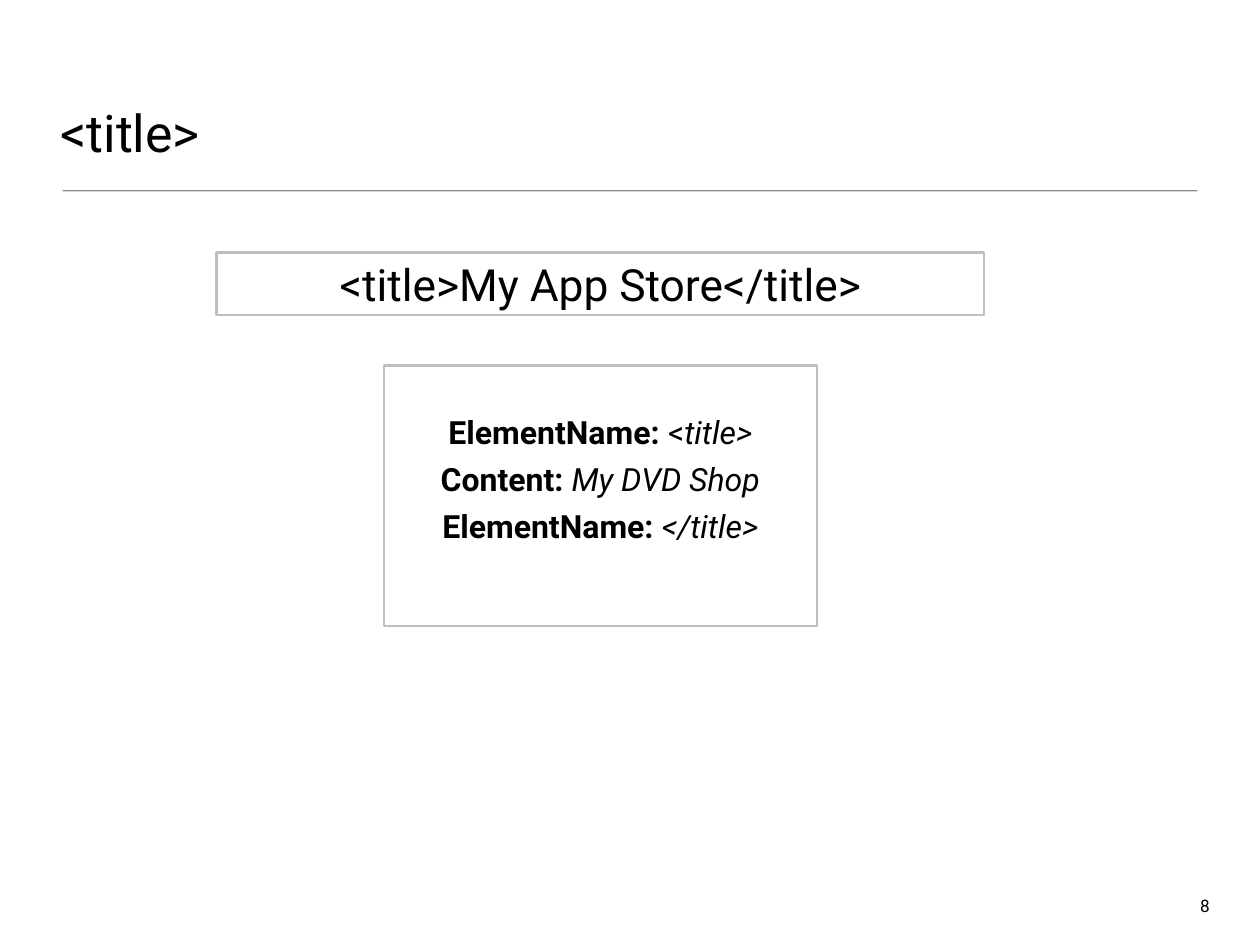
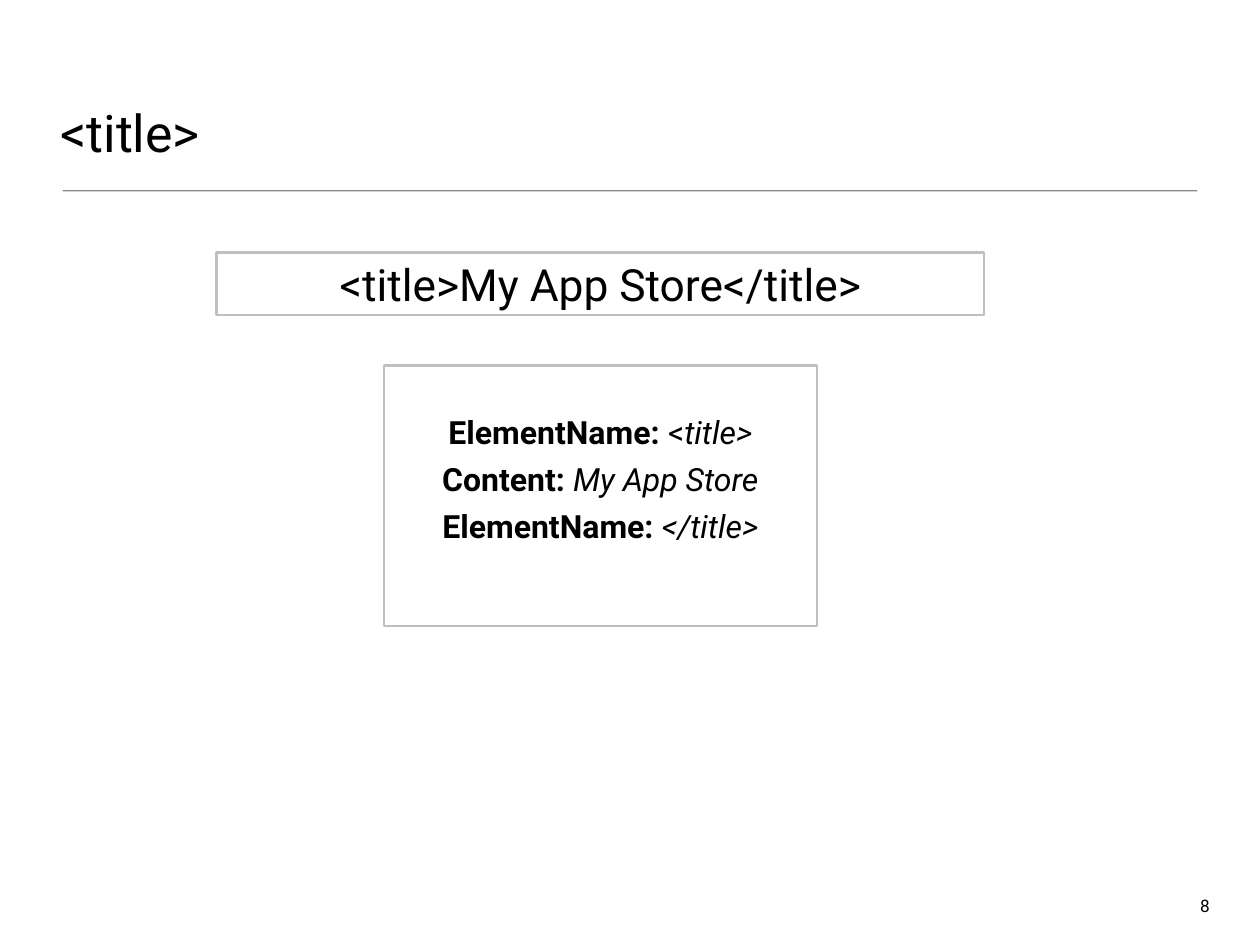
Before and after one commit to wit-web-dev-2015/web-dev-1, a slide deck: slide 8 of topic01/talk-2/b-html-page-structure.pptx. Drawn at 1260x945 pixels with LibreOffice and Linux fonts; fonts in the diff are those of the drawing. Boxes give left, top, right and bottom in pixels: in the first picture for what was removed or moved away, otherwise in the second. Text is boxed around its words. In the diff, an @@ line names an element or a change of style, - is before the commit and + after.

```diff
--- a/topic01/talk-2/b-html-page-structure.pptx
+++ b/topic01/talk-2/b-html-page-structure.pptx
@@ text in rectangle at <box>442,468,759,498</box>: text changed @@
-Content: My DVD Shop
+Content: My App Store
```
Also in this commit, not shown: 2 other slides changed, 4 other files.
